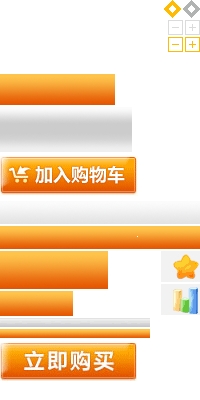
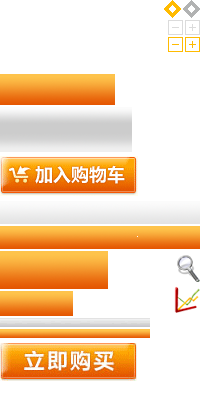
Revision of a layered 200px x 400px image; what changed, layer by layer:
added layer "图层 5" above "图层 6" over left=177, top=255, right=200, bottom=282
added layer "图层 6" above "图层 4" over left=174, top=286, right=200, bottom=313
painted on "图层 4" over left=161, top=251, right=200, bottom=315
